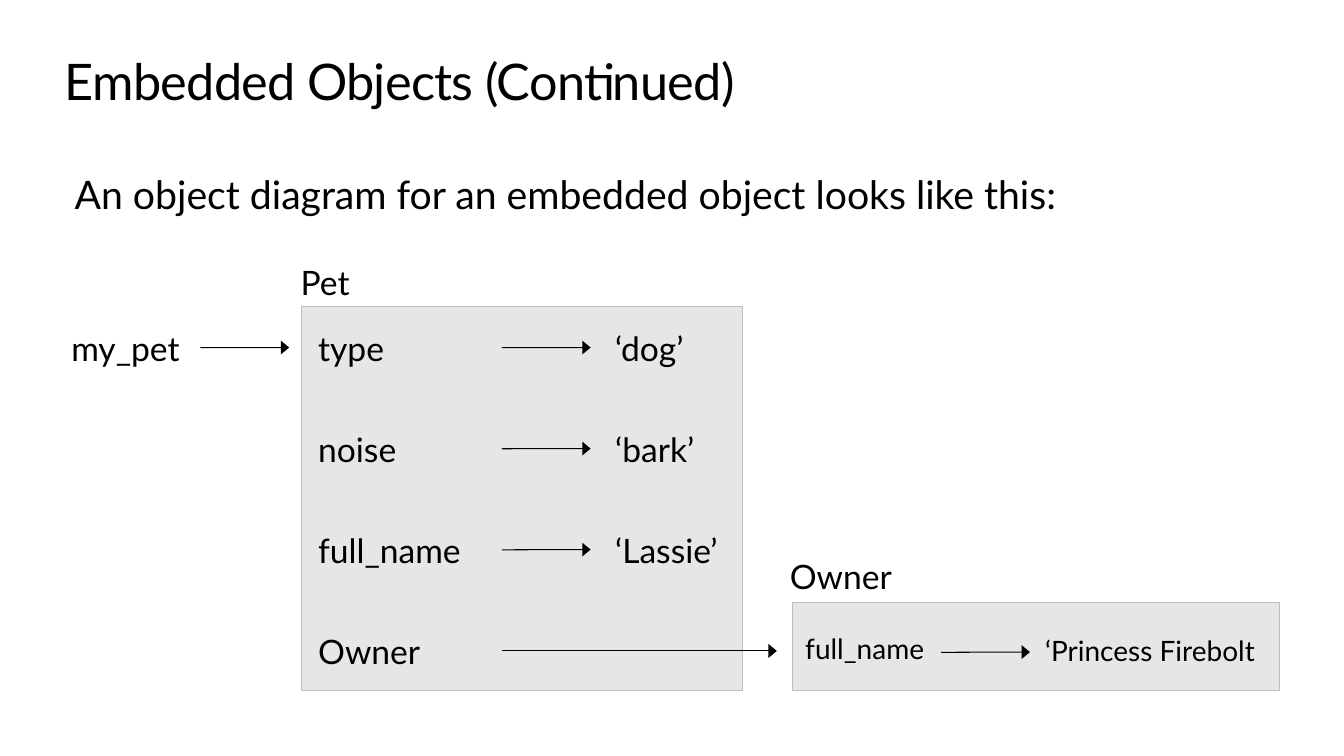
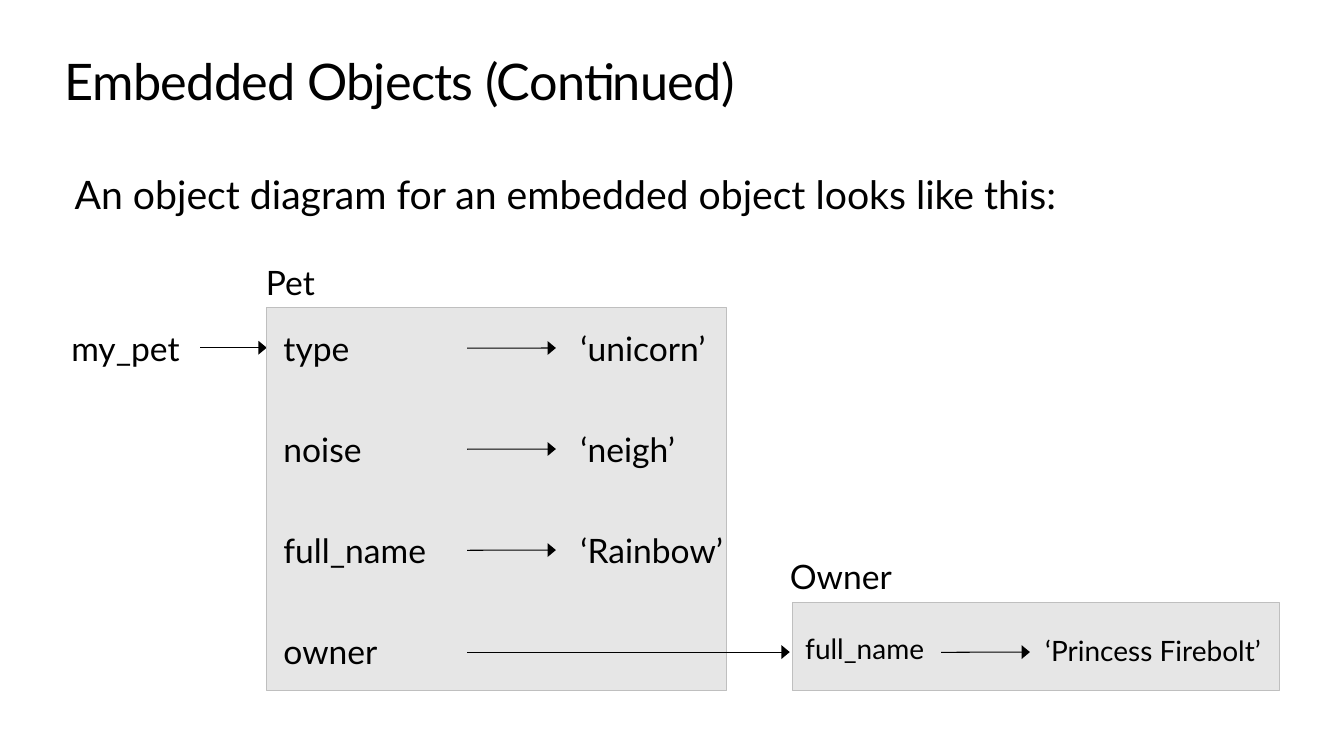
Before and after one commit to TEALSK12/2nd-semester-introduction-to-computer-science, a slide deck: slide 14 of docs/units/7_unit/slidedecks/Intro Python 7.01 TEALS.pptx. Drawn at 1344x756 pixels with LibreOffice and Linux fonts; fonts in the diff are those of the drawing; background and template pictures are left out. Boxes give left, top, right and bottom in pixels: in the first picture for what was removed or moved away, otherwise in the second. Text is boxed around its words. In the diff, an @@ line names an element or a change of style, - is before the commit and + after.

Commit message:
Fix error in embedded object example. (Issue #383)

```diff
--- a/docs/units/7_unit/slidedecks/Intro Python 7.01 TEALS.pptx
+++ b/docs/units/7_unit/slidedecks/Intro Python 7.01 TEALS.pptx
@@ rectangle resized from (x1=301, y1=307, x2=742, y2=691) to (x1=267, y1=308, x2=727, y2=692) @@
@@ arrow moved from (201, 348) - (289, 348) to (201, 348) - (267, 348) @@
@@ text at (x1=580, y1=335, x2=705, y2=362): text changed @@
-‘dog’
+‘unicorn’
@@ 4 texts, 3 arrows moved together from (x1=301, y1=271, x2=591, y2=568) to (x1=266, y1=271, x2=557, y2=568) @@
@@ text at (x1=580, y1=436, x2=675, y2=468): text changed @@
-‘bark’
+‘neigh’
@@ text at (x1=580, y1=537, x2=723, y2=564): text changed @@
-‘Lassie’
+‘Rainbow’
@@ text at (x1=283, y1=646, x2=377, y2=665): text changed @@
-Owner
+owner
@@ arrow moved from (502, 651) - (777, 651) to (468, 652) - (790, 652) @@
@@ text at (x1=1045, y1=639, x2=1261, y2=662): text changed @@
-‘Princess Firebolt
+‘Princess Firebolt’
```
Also in this commit, not shown: 4 other slides changed, 10 other files.
